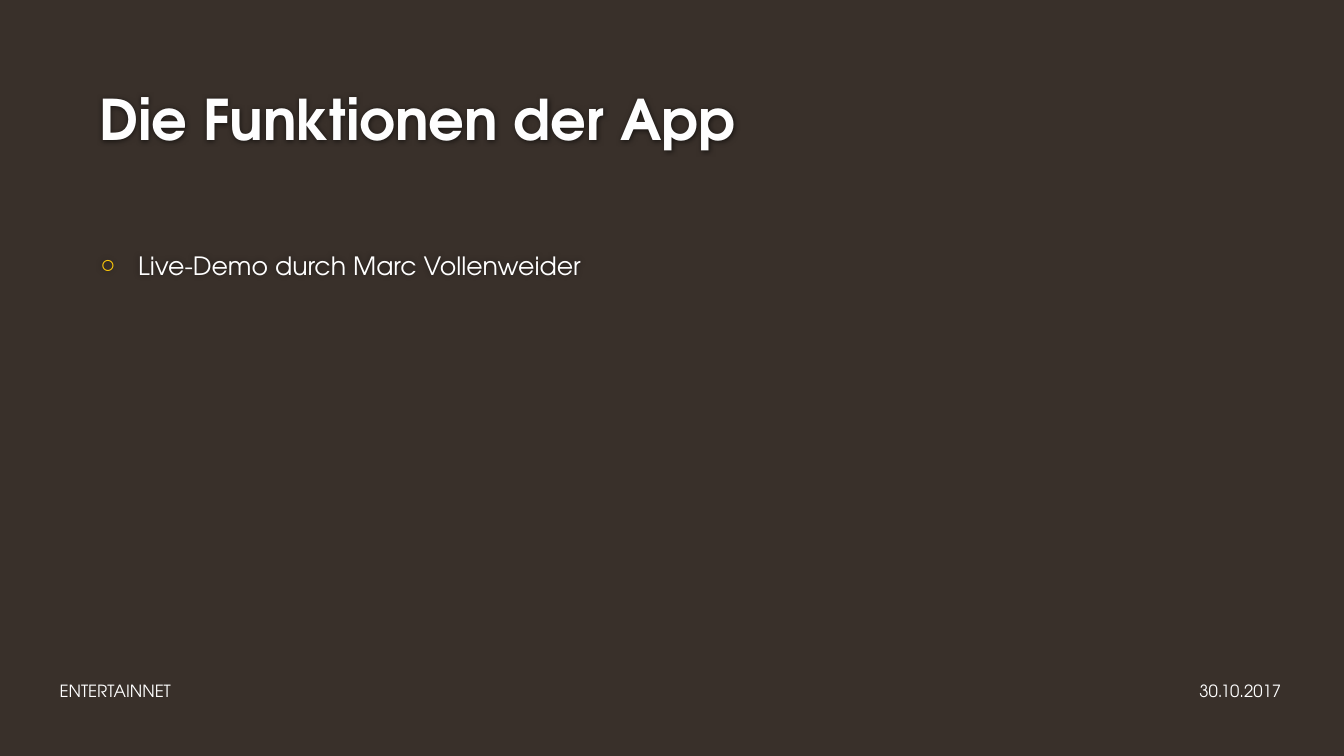
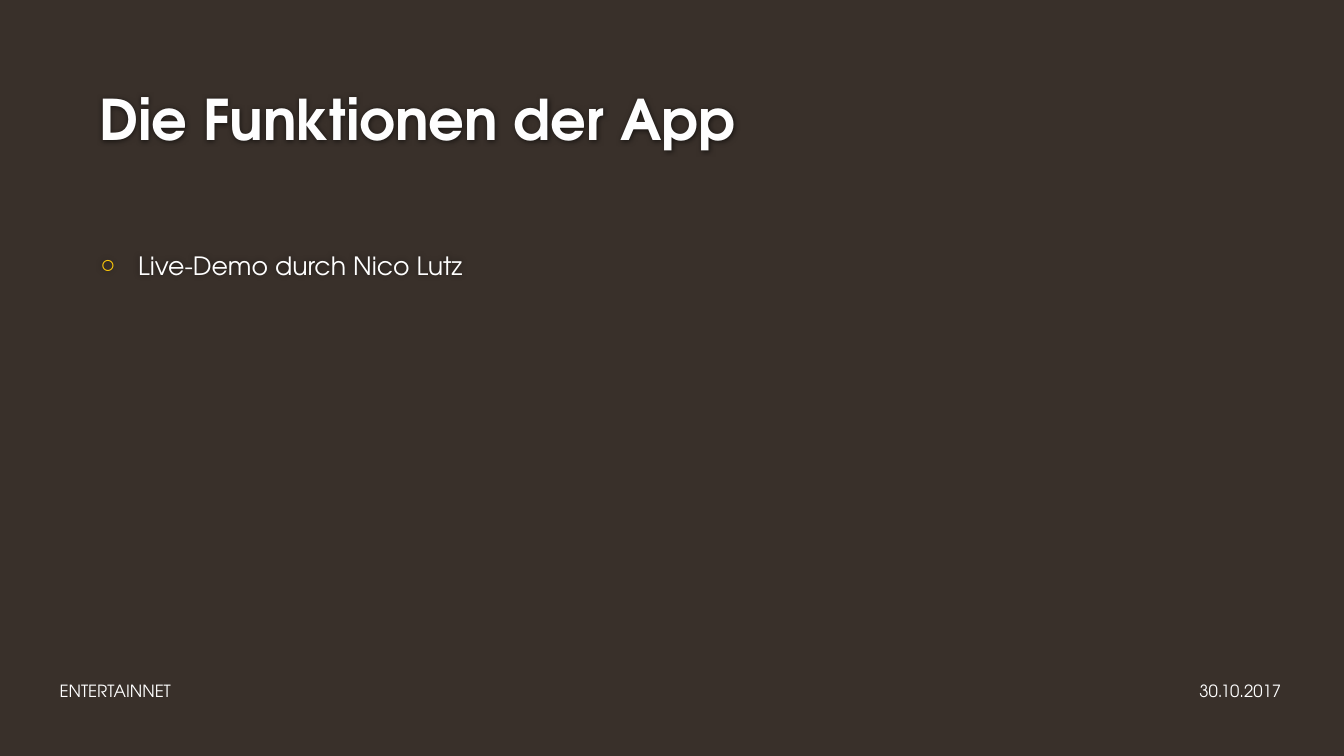
Before and after one commit to GAEBE2/Modul-306, a slide deck: slide 15 of Dokuordner/ENTERTAINNET.pptx. Drawn at 1344x756 pixels with LibreOffice and Linux fonts; fonts in the diff are those of the drawing; background and template pictures are left out. Boxes give left, top, right and bottom in pixels: in the first picture for what was removed or moved away, otherwise in the second. Text is boxed around its words. In the diff, an @@ line names an element or a change of style, - is before the commit and + after.

```diff
--- a/Dokuordner/ENTERTAINNET.pptx
+++ b/Dokuordner/ENTERTAINNET.pptx
@@ text at (x1=138, y1=256, x2=463, y2=276): text changed @@
-○ Live-Demo durch Marc Vollenweider
+○ Live-Demo durch Nico Lutz
```
Also in this commit, not shown: 3 other slides changed.
